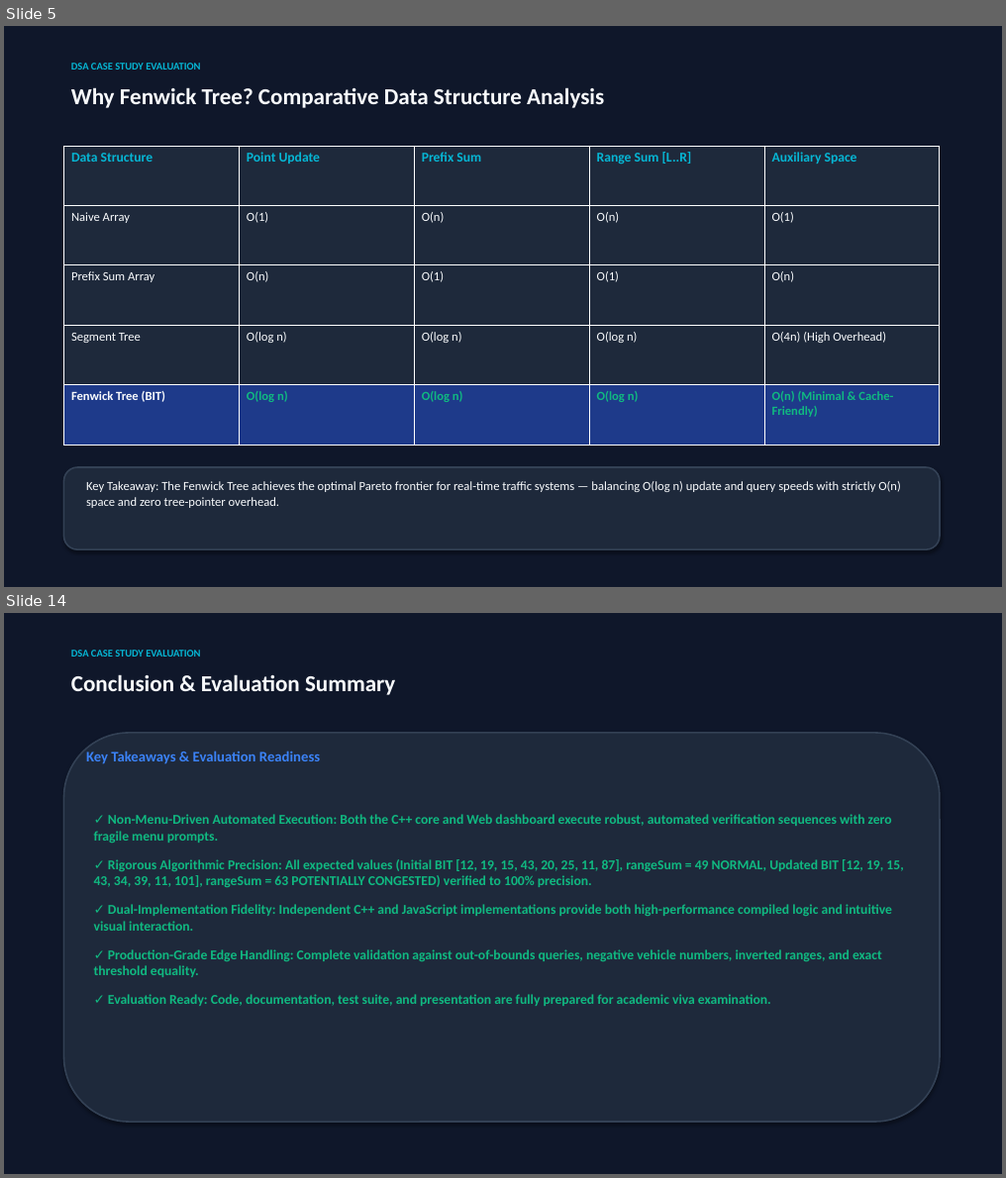
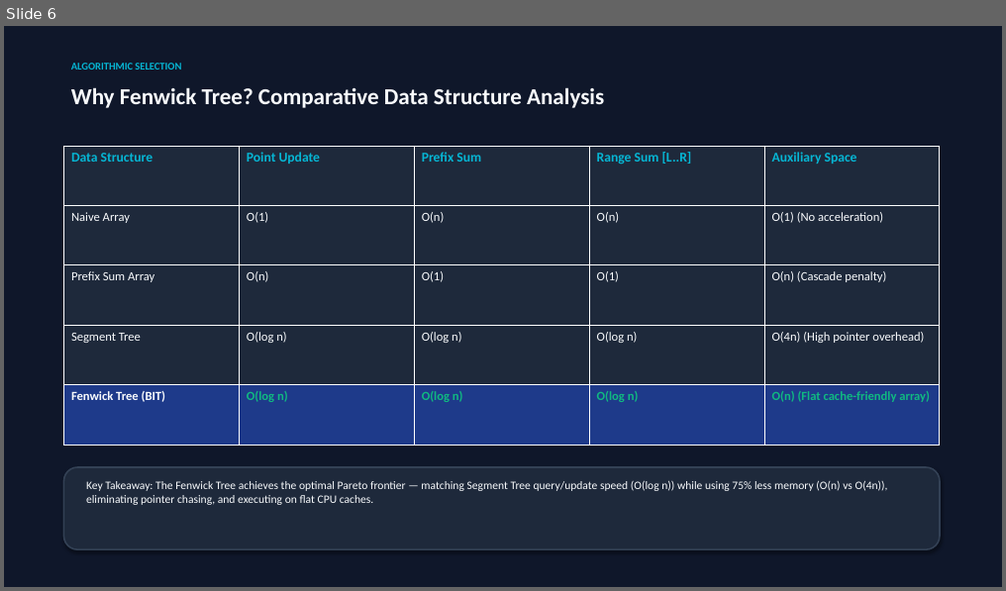
Before and after one commit to Jeyadev3/FlowGrid_Traffic_Analytics, a slide deck: presentation/Fenwick_Tree_Case_Study.pptx. Shown one above the other, each under a label of ours: slides 5 and 14 before the commit, slide 6 after it; the slides between them are not shown. The pictures are 1006x1178 and 1006x591 pixels, drawn with LibreOffice and Linux fonts; fonts in the diff are those of the drawing. Boxes give left, top, right and bottom in pixels: in the first picture for what was removed or moved away, otherwise in the second. Text is boxed around its words. In the diff, an @@ line names an element or a change of style, - is before the commit and + after.

Commit message:
docs: update Fenwick Tree case study presentation with Member 4 integration

```diff
--- a/presentation/Fenwick_Tree_Case_Study.pptx
+++ b/presentation/Fenwick_Tree_Case_Study.pptx
@@ slide 14 removed at [4, 613, 1002, 1174], background #0F172A @@
@@ text removed at [71, 650, 200, 657] @@
-DSA CASE STUDY EVALUATION
@@ text removed at [71, 674, 395, 695] @@
-Conclusion & Evaluation Summary
@@ rounded rectangle removed at [63, 733, 940, 1122] @@
@@ text removed at [86, 751, 320, 764] @@
-Key Takeaways & Evaluation Readiness
@@ text removed at [94, 814, 903, 1006] @@
-✓ Non-Menu-Driven Automated Execution: Both the C++ core and Web dashboard execute robust, automated verification sequences with zero fragile menu prompts.
-✓ Rigorous Algorithmic Precision: All expected values (Initial BIT [12, 19, 15, 43, 20, 25, 11, 87], rangeSum = 49 NORMAL, Updated BIT [12, 19, 15, 43, 34, 39, 11, 101], rangeSum = 63 POTENTIALLY CONGESTED) verified to 100% precision.
-✓ Dual-Implementation Fidelity: Independent C++ and JavaScript implementations provide both high-performance compiled logic and intuitive visual interaction.
-✓ Production-Grade Edge Handling: Complete validation against out-of-bounds queries, negative vehicle numbers, inverted ranges, and exact threshold equality.
-✓ Evaluation Ready: Code, documentation, test suite, and presentation are fully prepared for academic viva examination.
@@ what was slide 5 is now slide 6 @@
@@ slide 6 changed as well @@
@@ text at [71, 63, 181, 70]: text changed @@
-DSA CASE STUDY EVALUATION
+ALGORITHMIC SELECTION
@@ table at [63, 146, 940, 445] @@
-row 2, column 5: O(1)
+row 2, column 5: O(1) (No acceleration)
-row 3, column 5: O(n)
+row 3, column 5: O(n) (Cascade penalty)
-row 4, column 5: O(4n) (High Overhead)
+row 4, column 5: O(4n) (High pointer overhead)
-row 5, column 5: O(n) (Minimal & Cache-Friendly)
+row 5, column 5: O(n) (Flat cache-friendly array)
@@ text at [86, 480, 888, 505]: text changed; size 12 to 11 pt @@
-Key Takeaway: The Fenwick Tree achieves the optimal Pareto frontier for real-time traffic systems — balancing O(log n) update and query speeds with strictly O(n) space and zero tree-pointer overhead.
+Key Takeaway: The Fenwick Tree achieves the optimal Pareto frontier — matching Segment Tree query/update speed (O(log n)) while using 75% less memory (O(n) vs O(4n)), eliminating pointer chasing, and executing on flat CPU caches.
```
Also in this commit, not shown: 9 other slides changed, 6 slides added, 3 other slides removed, 2 other files.
